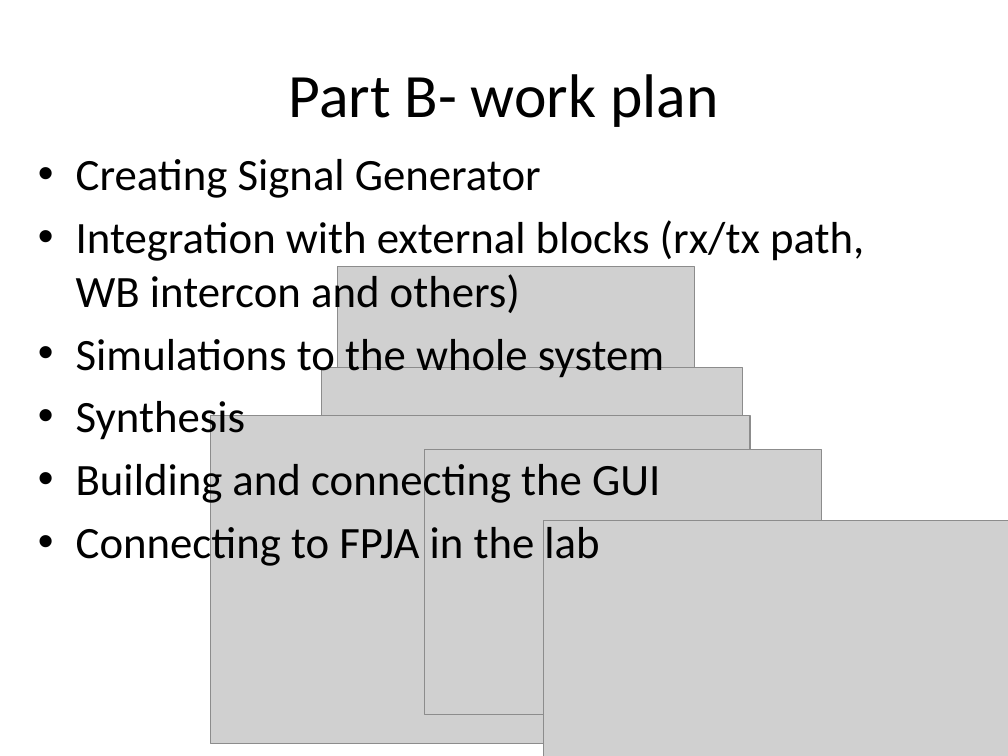
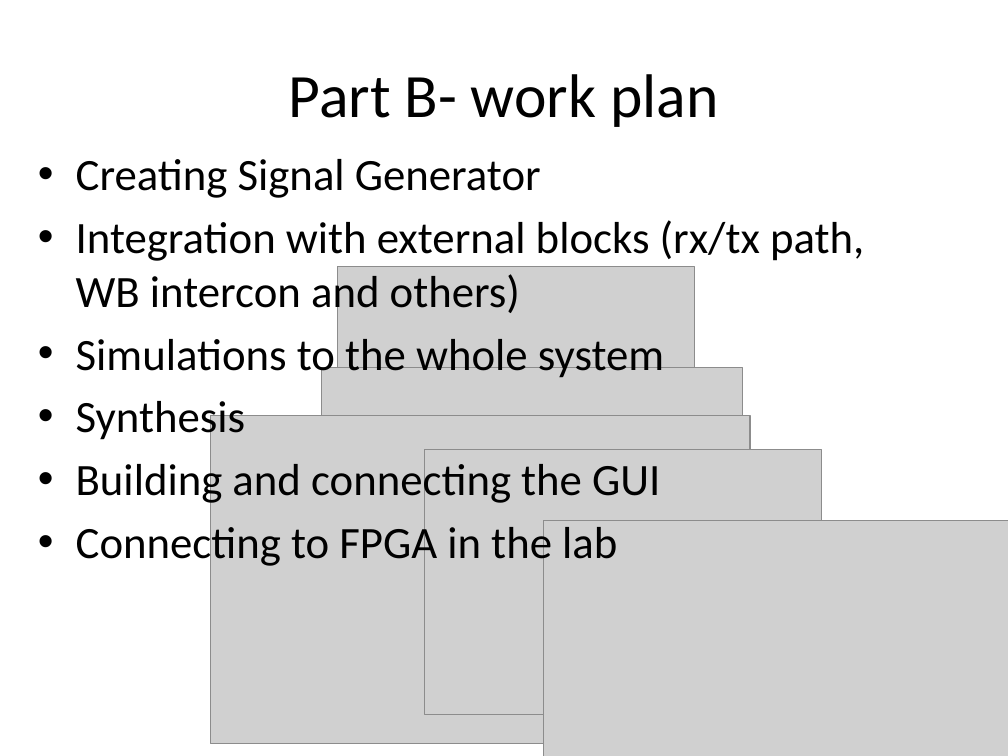
Before and after one commit to battellino/moran-zvika-project, a slide deck: slide 26 of presentation/final/final.pptx (slide 22 before the commit). Drawn at 1008x756 pixels with LibreOffice and Linux fonts; fonts in the diff are those of the drawing; grey boxes stand for pictures; background and template pictures are left out. Boxes give left, top, right and bottom in pixels: in the first picture for what was removed or moved away, otherwise in the second. Text is boxed around its words. In the diff, an @@ line names an element or a change of style, - is before the commit and + after.

```diff
--- a/presentation/final/final.pptx
+++ b/presentation/final/final.pptx
@@ text at (x1=76, y1=521, x2=617, y2=570): text changed @@
-• Connecting to FPJA in the lab
+• Connecting to FPGA in the lab
```
Also in this commit, not shown: 5 other slides changed, 4 slides added.
